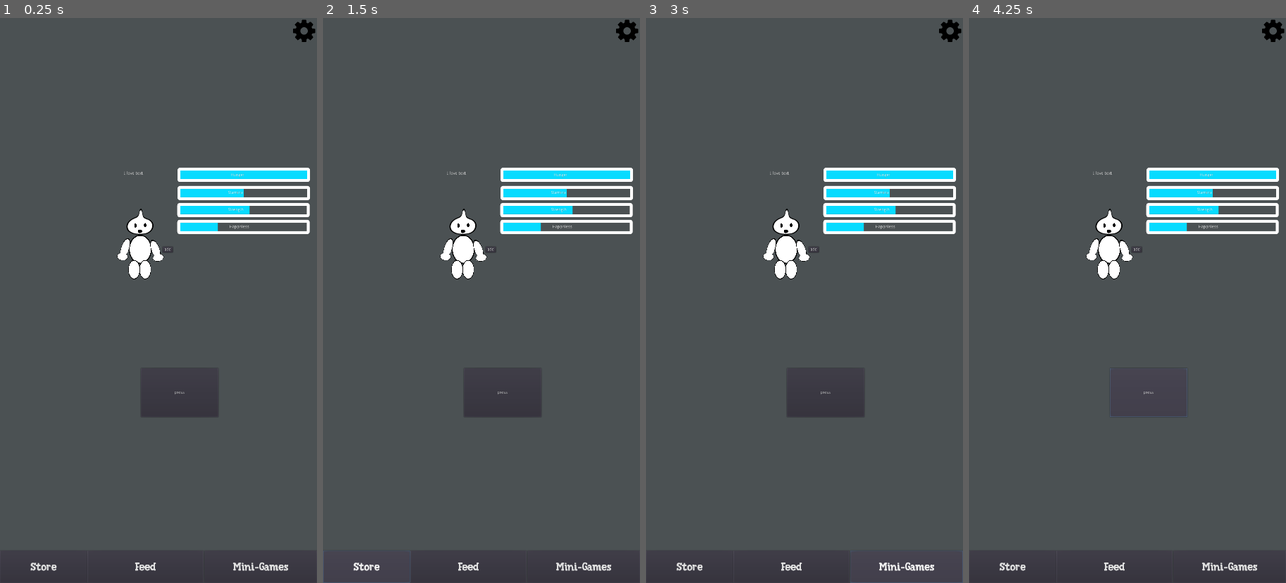
Above: before the commit, frames 1-4 (left to right).
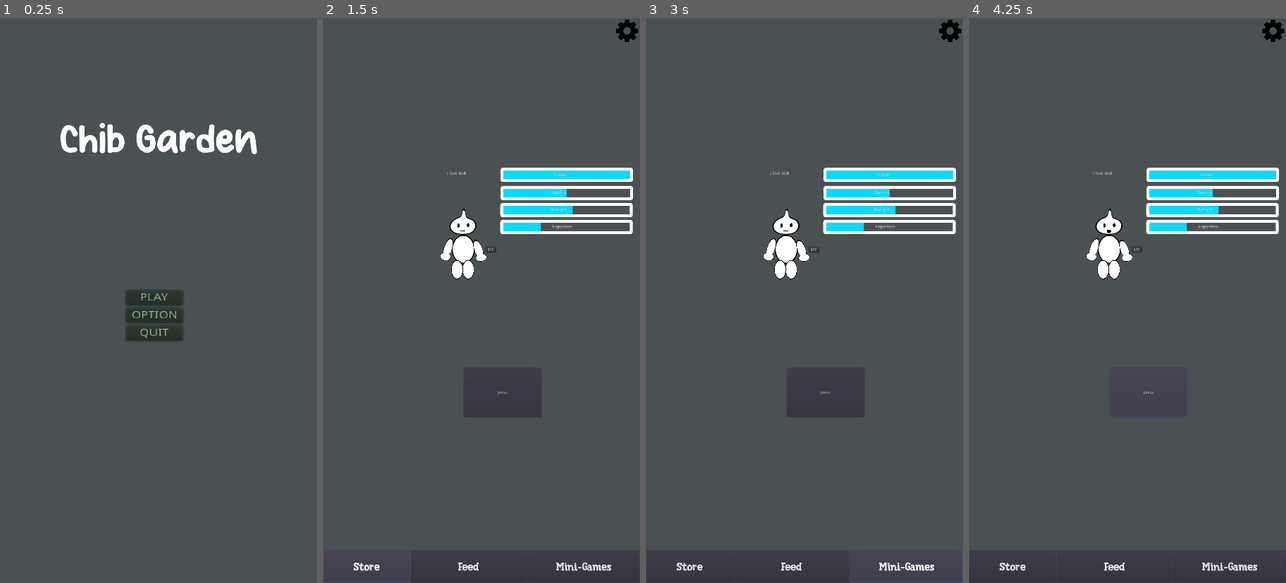
Above: after the commit, the same moments.

Repository: wiznob/chibGarden
Game: Godot game, scene res://titleScreen/titleScreen.tscn
The game is run twice, just before and just after one commit, with the same random seed, the same clock (stepped at 60 frames per second) and the same inputs. Before the commit the project starts from res://Scenes/Menu.tscn.
Inputs (mouse positions are in pixels of both pictures, inside the frame that each line leads up to):
- Up to frame 1 (0.25 s): no input
- Up to frame 2 (1.5 s): click (478, 300) at 0.5 s, where only the run after the commit has a clickable "PLAY"; click "Store" at 1.25 s
- Up to frame 3 (3 s): click "Feed" at 2 s; click "Mini-Games" at 2.75 s
- Up to frame 4 (4.25 s): click "press" at 3.5 s

The runs differ from the first frame. In frame 1, 11% of the frame differs, in the area x 0-100%, y 0-100%; in frame 2, less than 0.1%; in frame 3, less than 0.1%; in frame 4, nothing differs.

Commit message:
Changed play button to direct to menu

Diff:
--- a/project.godot
+++ b/project.godot
@@ -11,7 +11,7 @@
 [application]
 
 config/name="chibGarden"
-run/main_scene="res://Scenes/Menu.tscn"
+run/main_scene="res://titleScreen/titleScreen.tscn"
 config/icon="res://icon.png"
 
 [display]
--- a/titleScreen.gd
+++ b/titleScreen.gd
@@ -17,7 +17,7 @@
 
 
 func _on_playButton_pressed():
-	get_tree().change_scene("res://Chib.tscn")
+	get_tree().change_scene("res://Scenes/Menu.tscn")
 
 
 
--- a/titleScreen/titleScreen.tscn
+++ b/titleScreen/titleScreen.tscn
@@ -49,19 +49,20 @@
 script = ExtResource( 1 )
 
 [node name="VBoxContainer2" type="VBoxContainer" parent="."]
-anchor_right = 1.0
-anchor_bottom = 1.0
-margin_left = 718.0
-margin_top = 455.0
-margin_right = 312.0
-margin_bottom = -1235.0
+anchor_left = 0.5
+anchor_top = 0.5
+anchor_right = 0.5
+anchor_bottom = 0.5
+margin_left = -337.0
+margin_top = -636.0
+margin_right = 337.0
+margin_bottom = -406.0
 
 [node name="Label" type="Label" parent="VBoxContainer2"]
 margin_right = 674.0
 margin_bottom = 174.0
 custom_fonts/font = SubResource( 1 )
 text = "Chib Garden"
-percent_visible = 4.88889
 __meta__ = {
 "_editor_description_": ""
 }
